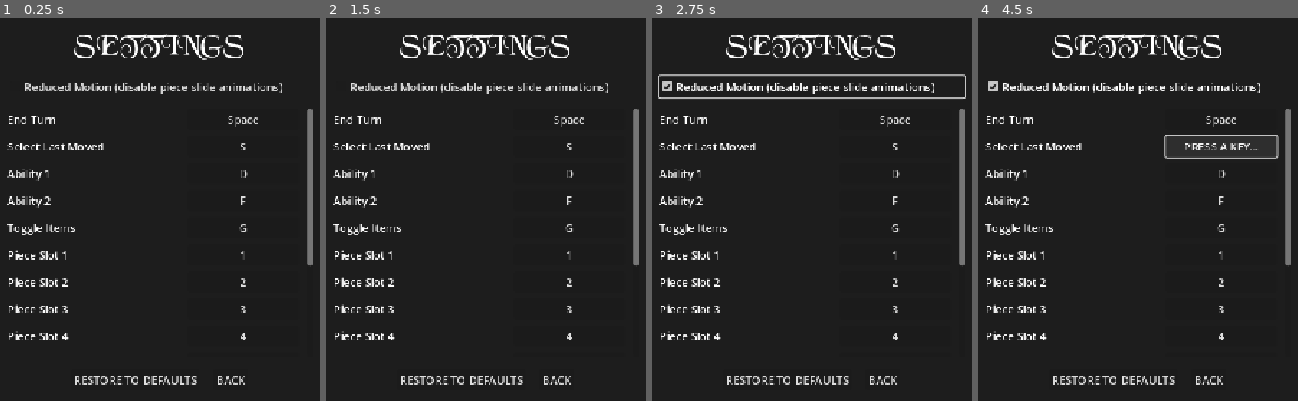
Above: before the commit, frames 1-4 (left to right).
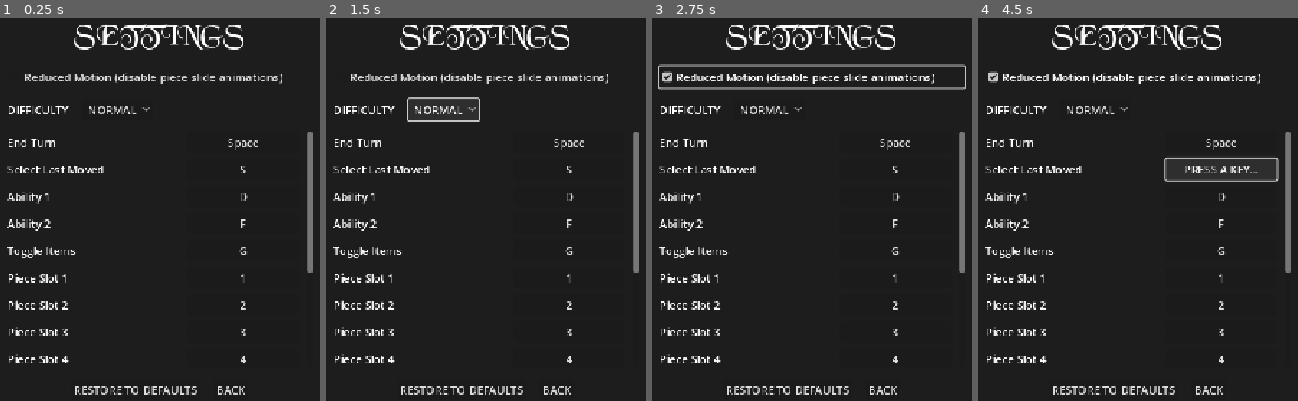
Above: after the commit, the same moments.

Repository: mjura1/gamejam-2025
Game: Godot game, scene res://Scenes/Menu/settings_menu.tscn
The game is run twice, just before and just after one commit, with the same random seed, the same clock (stepped at 60 frames per second) and the same inputs. This scene is started directly instead of the project's main scene.
Inputs (mouse positions are in pixels of both pictures, inside the frame that each line leads up to):
- Up to frame 1 (0.25 s): no input
- Up to frame 2 (1.5 s): click (444, 109) at 0.5 s, where only the run after the commit has a clickable "NORMAL"; click (444, 109) at 1.25 s, where only the run after the commit has a clickable "NORMAL"
- Up to frame 3 (2.75 s): click "Reduced Motion (disable piece…" at 2 s
- Up to frame 4 (4.5 s): click "Space" at 2.75 s; click "PRESS A KEY..." at 3.5 s; click "S" at 4.25 s

The runs differ from the first frame. In frame 1, 8.8% of the frame differs, in the area x 2-98%, y 1-99%; in frame 2, 9.2%; in frame 3, 11%, in the area x 1-99%, y 1-99%; in frame 4, 10%.

Commit message:
Phase 4: difficulty selector (EASY/NORMAL/HARD)
SettingsManager gains a persisted "difficulty" string (default "normal"),
saved/loaded from the same settings.cfg section as reduced_motion. New
DIFFICULTY row (OptionButton, mirrors the reduced-motion row's wiring incl.
UiAudio.play_click()) in settings_menu.tscn/settings_menu.gd. battle.gd's
_maybe_curse now reads settings_manager.difficulty instead of the Phase 1
hardcoded "normal" placeholder, so curse chance actually scales 0.5x/1x/1.5x
per Data/curses.json's difficulty_chance_mult.

Full ./tests/run_all.sh green (verified settings_menu.tscn also boots
headless with zero errors).

Diff:
--- a/team-berry-game/Scenes/Map/battle.gd
+++ b/team-berry-game/Scenes/Map/battle.gd
@@ -3,6 +3,7 @@
 @onready var grid_manager = $GridManager
 @onready var battle_controller = $BattleController # Dodana referenca za zagon bitke
 @onready var player_manager = get_node("/root/PlayerManager")
+@onready var settings_manager = get_node("/root/SettingsManager")
 
 const obstacle: PackedScene = preload("res://Scenes/CharacterPiecesNodes/Neutral/House.tscn")
 
@@ -95,7 +96,8 @@
 # Prekletstva (Scripts/Curses/): od nadstropja 2 naprej ima vsak spawnan
 # sovražnik CurseData.get_curse_chance() možnost, da dobi naključno
 # prekletstvo (uteženo, glej CurseData.roll_curse_for - excluded_pieces).
-# Difficulty (Phase 4) bo nadomestil trdo kodiran "normal" spodaj.
+# Verjetnost je odvisna od izbrane težavnosti (SettingsManager.difficulty -
+# easy/normal/hard, glej Data/curses.json config.difficulty_chance_mult).
 func _maybe_curse(enemy) -> void:
 	if not is_instance_valid(enemy):
 		return
@@ -103,6 +105,8 @@
 	if is_instance_valid(player_manager):
 		current_floor = player_manager.current_map_floor
 	var difficulty := "normal"
+	if is_instance_valid(settings_manager):
+		difficulty = settings_manager.difficulty
 	if not CurseData.should_curse(current_floor, randf(), difficulty):
 		return
 	var curse_id := CurseData.roll_curse_for(enemy.strName)
--- a/team-berry-game/Scenes/Menu/settings_menu.tscn
+++ b/team-berry-game/Scenes/Menu/settings_menu.tscn
@@ -52,6 +52,26 @@
 layout_mode = 2
 text = "Reduced Motion (disable piece slide animations)"
 
+[node name="DifficultyRow" type="HBoxContainer" parent="Content"]
+layout_mode = 2
+theme_override_constants/separation = 20
+
+[node name="DifficultyLabel" type="Label" parent="Content/DifficultyRow"]
+layout_mode = 2
+text = "DIFFICULTY"
+
+[node name="DifficultyOption" type="OptionButton" parent="Content/DifficultyRow"]
+unique_name_in_owner = true
+layout_mode = 2
+item_count = 3
+selected = 1
+popup/item_0/text = "EASY"
+popup/item_0/id = 0
+popup/item_1/text = "NORMAL"
+popup/item_1/id = 1
+popup/item_2/text = "HARD"
+popup/item_2/id = 2
+
 [node name="RowsScroll" type="ScrollContainer" parent="Content"]
 custom_minimum_size = Vector2(0, 340)
 layout_mode = 2
--- a/team-berry-game/Scripts/SettingsManager.gd
+++ b/team-berry-game/Scripts/SettingsManager.gd
@@ -1,7 +1,8 @@
 # res://Scripts/SettingsManager.gd (Autoload/Singleton)
 # Splošne igralne nastavitve (ločeno od KeybindManager, ki upravlja samo
-# preslikave tipk) - trenutno samo "reduced motion" za izklop drsečih
-# animacij figur (dostopnost). Shrani/naloži iz user://settings.cfg.
+# preslikave tipk) - "reduced motion" za izklop drsečih animacij figur
+# (dostopnost) in "difficulty" (enemy curses/AI, glej CurseData.get_curse_chance
+# in base_character.calculate_best_move). Shrani/naloži iz user://settings.cfg.
 extends Node
 
 signal reduced_motion_changed(enabled: bool)
@@ -9,7 +10,10 @@
 const SAVE_PATH := "user://settings.cfg"
 const SECTION := "settings"
 
+const VALID_DIFFICULTIES := ["easy", "normal", "hard"]
+
 var reduced_motion: bool = false
+var difficulty: String = "normal"
 
 
 func _ready():
@@ -22,15 +26,25 @@
 	reduced_motion_changed.emit(reduced_motion)
 
 
+func set_difficulty(value: String):
+	if value not in VALID_DIFFICULTIES:
+		return
+	difficulty = value
+	save_settings()
+
+
 func load_settings():
 	var cfg := ConfigFile.new()
 	var err := cfg.load(SAVE_PATH)
 	if err != OK:
 		return
 	reduced_motion = cfg.get_value(SECTION, "reduced_motion", false)
+	var loaded_difficulty: String = cfg.get_value(SECTION, "difficulty", "normal")
+	difficulty = loaded_difficulty if loaded_difficulty in VALID_DIFFICULTIES else "normal"
 
 
 func save_settings():
 	var cfg := ConfigFile.new()
 	cfg.set_value(SECTION, "reduced_motion", reduced_motion)
+	cfg.set_value(SECTION, "difficulty", difficulty)
 	cfg.save(SAVE_PATH)
--- a/team-berry-game/Scripts/settings_menu.gd
+++ b/team-berry-game/Scripts/settings_menu.gd
@@ -11,6 +11,11 @@
 @onready var restore_button: Button = %RestoreButton
 @onready var back_button: Button = %BackButton
 @onready var reduced_motion_check: CheckBox = %ReducedMotionCheck
+@onready var difficulty_option: OptionButton = %DifficultyOption
+
+# Vrstni red mora ustrezati OptionButton item indeksom v settings_menu.tscn
+# (0=EASY, 1=NORMAL, 2=HARD).
+const DIFFICULTY_IDS := ["easy", "normal", "hard"]
 
 const MODIFIER_KEYCODES := [KEY_SHIFT, KEY_CTRL, KEY_ALT, KEY_META, KEY_CAPSLOCK]
 
@@ -24,11 +29,20 @@
 	back_button.pressed.connect(_on_back_pressed)
 	reduced_motion_check.button_pressed = SettingsManager.reduced_motion
 	reduced_motion_check.toggled.connect(_on_reduced_motion_toggled)
+	difficulty_option.selected = DIFFICULTY_IDS.find(SettingsManager.difficulty)
+	difficulty_option.item_selected.connect(_on_difficulty_selected)
 	_build_rows()
 
 
 func _on_reduced_motion_toggled(enabled: bool):
 	SettingsManager.set_reduced_motion(enabled)
+
+
+func _on_difficulty_selected(index: int):
+	UiAudio.play_click()
+	if index < 0 or index >= DIFFICULTY_IDS.size():
+		return
+	SettingsManager.set_difficulty(DIFFICULTY_IDS[index])
 
 
 func _build_rows():
Not shown, changed: ENEMY_CURSES_PLAN.md
